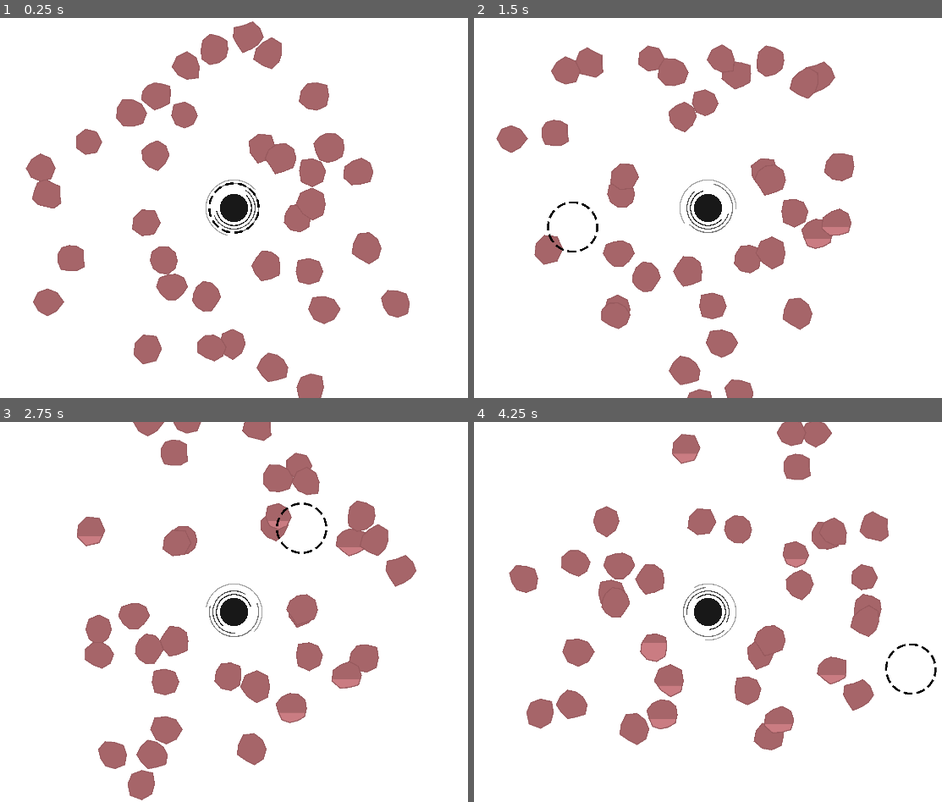
Above: before the commit, frames 1-4 (two rows, left to right).
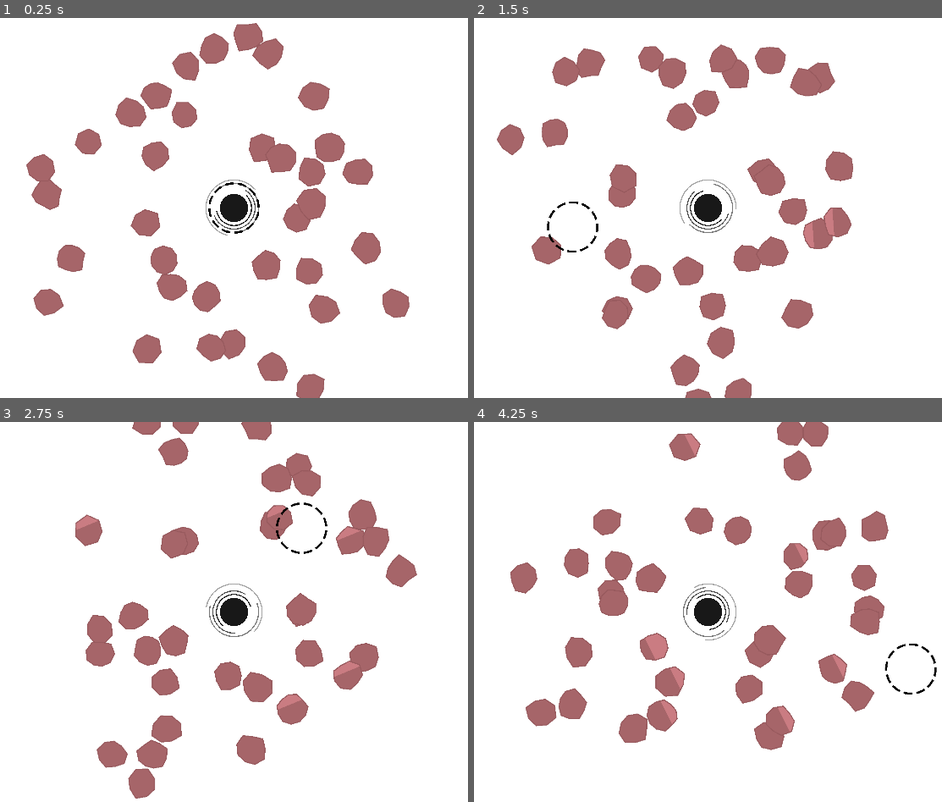
Above: after the commit, the same moments.

Repository: fatihceyln/a-game-about-feeding-a-black-hole
Game: Godot game, scene res://main/main.tscn
The game is run twice, just before and just after one commit, with the same random seed, the same clock (stepped at 60 frames per second) and the same inputs. The project has no main scene, so this scene is started directly.
Inputs (mouse positions are in pixels of both pictures, inside the frame that each line leads up to):
- Up to frame 1 (0.25 s): no input
- Up to frame 2 (1.5 s): move the mouse to (857, 189) at 0.52 s; move the mouse to (572, 227) at 1.27 s
- Up to frame 3 (2.75 s): move the mouse to (299, 528) at 2.02 s
- Up to frame 4 (4.25 s): move the mouse to (675, 688) at 2.77 s; move the mouse to (909, 669) at 3.52 s

The runs differ from the first frame. In frame 1, 1.3% of the frame differs, in the area x 5-88%, y 0-100%; in frame 2, 2.2%; in frame 3, 2.6%; in frame 4, 3.1%, in the area x 7-89%, y 0-87%.

Commit message:
Add rotation functionality to Asteroid with a defined rotation speed. Update _process function to apply rotation based on delta time.

Diff:
--- a/asteroid/asteroid.gd
+++ b/asteroid/asteroid.gd
@@ -10,6 +10,7 @@
 const OUTLINE_WIDTH: float = 3.0
 
 const ORBIT_SPEED_RANGE: Vector2 = Vector2(0.3, 0.7)
+const ROTATION_SPEED: float = 1
 
 const MAX_HEALTH: int = 3
 
@@ -31,6 +32,7 @@
 var fill_material: ShaderMaterial
 var min_y: float = 0.0
 var max_y: float = 0.0
+
 
 func _ready() -> void:
 	var points: PackedVector2Array = make_polygon_points()
@@ -57,6 +59,7 @@
 func _process(delta: float) -> void:
 	orbit_angle += orbit_speed * delta
 	position = orbit_center + (Vector2.from_angle(orbit_angle) * orbit_radius)
+	rotation = wrap(rotation + (delta * ROTATION_SPEED), 0.0, TAU)
 
 
 func setup_orbit(center: Vector2, distance: float, angle: float) -> void:
